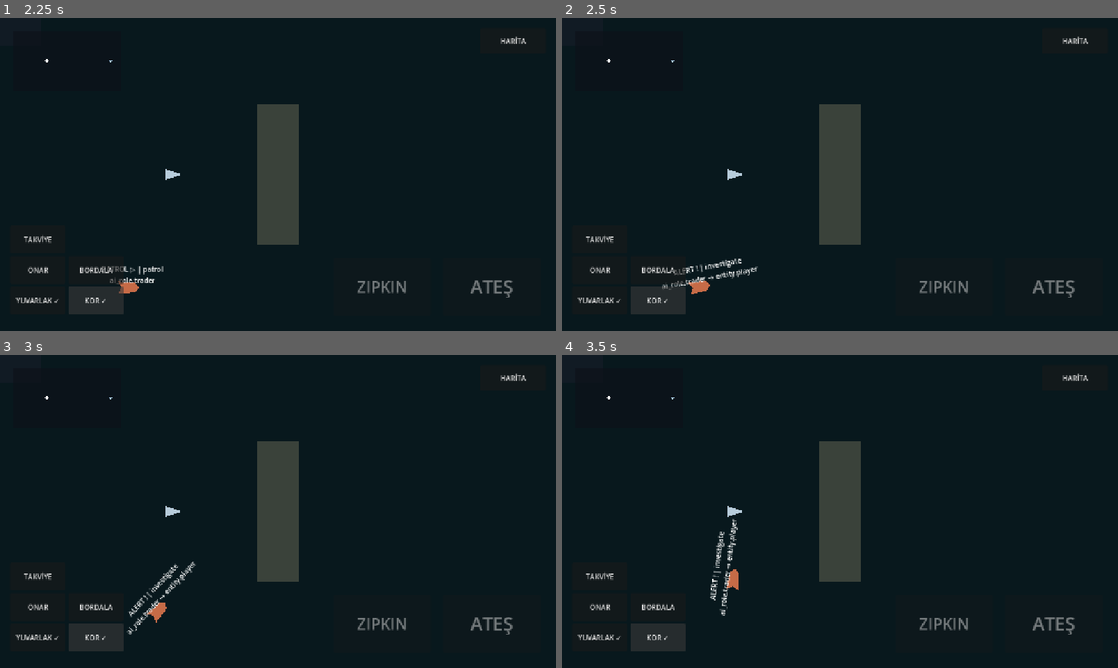
Above: before the commit, frames 1-4 (two rows, left to right).
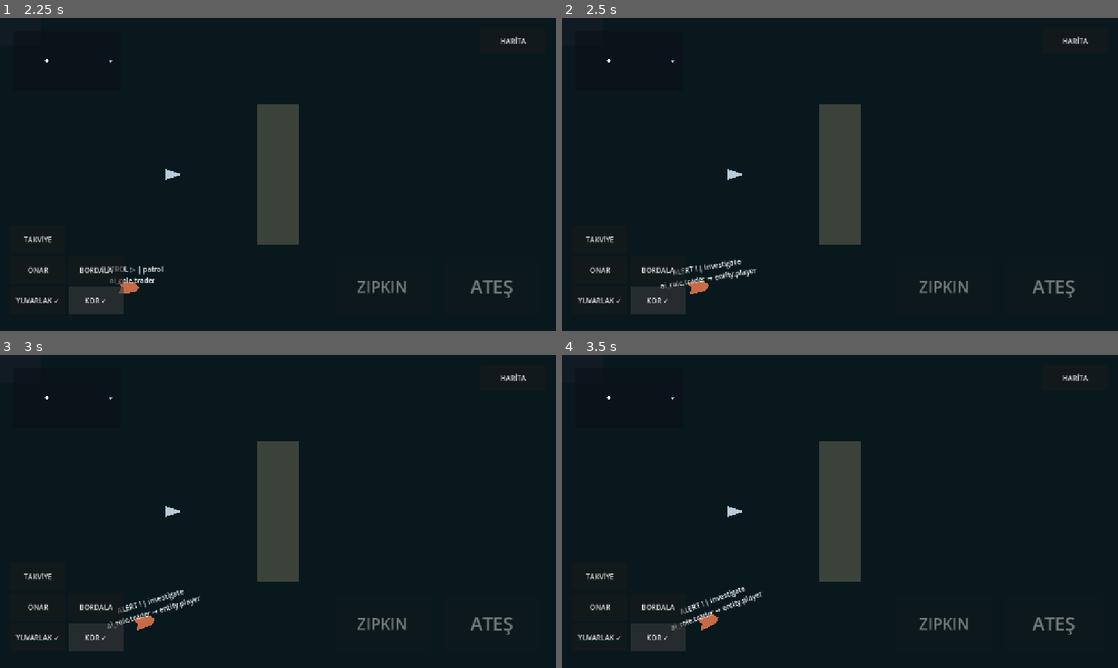
Above: after the commit, the same moments.

Repository: TheOsmanYILDIRIM/SeaCraft
Game: Godot game, scene res://src/presentation/bootstrap.tscn
The game is run twice, just before and just after one commit, with the same random seed, the same clock (stepped at 60 frames per second) and the same inputs.
Inputs:
- Up to frame 1 (2.25 s): click "YUVARLAK" at 0.5 s; click "YUVARLAK ✓" at 1.25 s; click "KOR" at 2 s
- Up to frame 2 (2.5 s): no input
- Up to frame 3 (3 s): click "KOR ✓" at 2.75 s
- Up to frame 4 (3.5 s): no input

Frame 1 is identical in both runs. In frame 2, 0.4% of the frame differs, in the area x 17-36%, y 76-89%; in frame 3, 0.8%; in frame 4, 0.9%, in the area x 19-36%, y 52-88%.

Commit message:
feat(ai02): arm production practice NPC for tactical combat

Diff:
--- a/src/presentation/bootstrap.gd
+++ b/src/presentation/bootstrap.gd
@@ -187,7 +187,7 @@
 		push_error("VS-02 player combat roster setup failed")
 		return
 	if practice_active:
-		if not _combat.register(PRACTICE_TARGET, (PRACTICE_SHIP_DEF as ShipDefinition).faction_id, (PRACTICE_SHIP_DEF as ShipDefinition).base_hull_hp, null, 4.0, 0.05):
+		if not _combat.register(PRACTICE_TARGET, (PRACTICE_SHIP_DEF as ShipDefinition).faction_id, (PRACTICE_SHIP_DEF as ShipDefinition).base_hull_hp, cannon, 4.0, 0.05):
 			push_error("VS-02 combat roster setup failed")
 			return
 	elif not _combat.register_dormant(PRACTICE_TARGET, (PRACTICE_SHIP_DEF as ShipDefinition).faction_id, (PRACTICE_SHIP_DEF as ShipDefinition).base_hull_hp, FoundationSector.ID, PRACTICE_POSITION):
